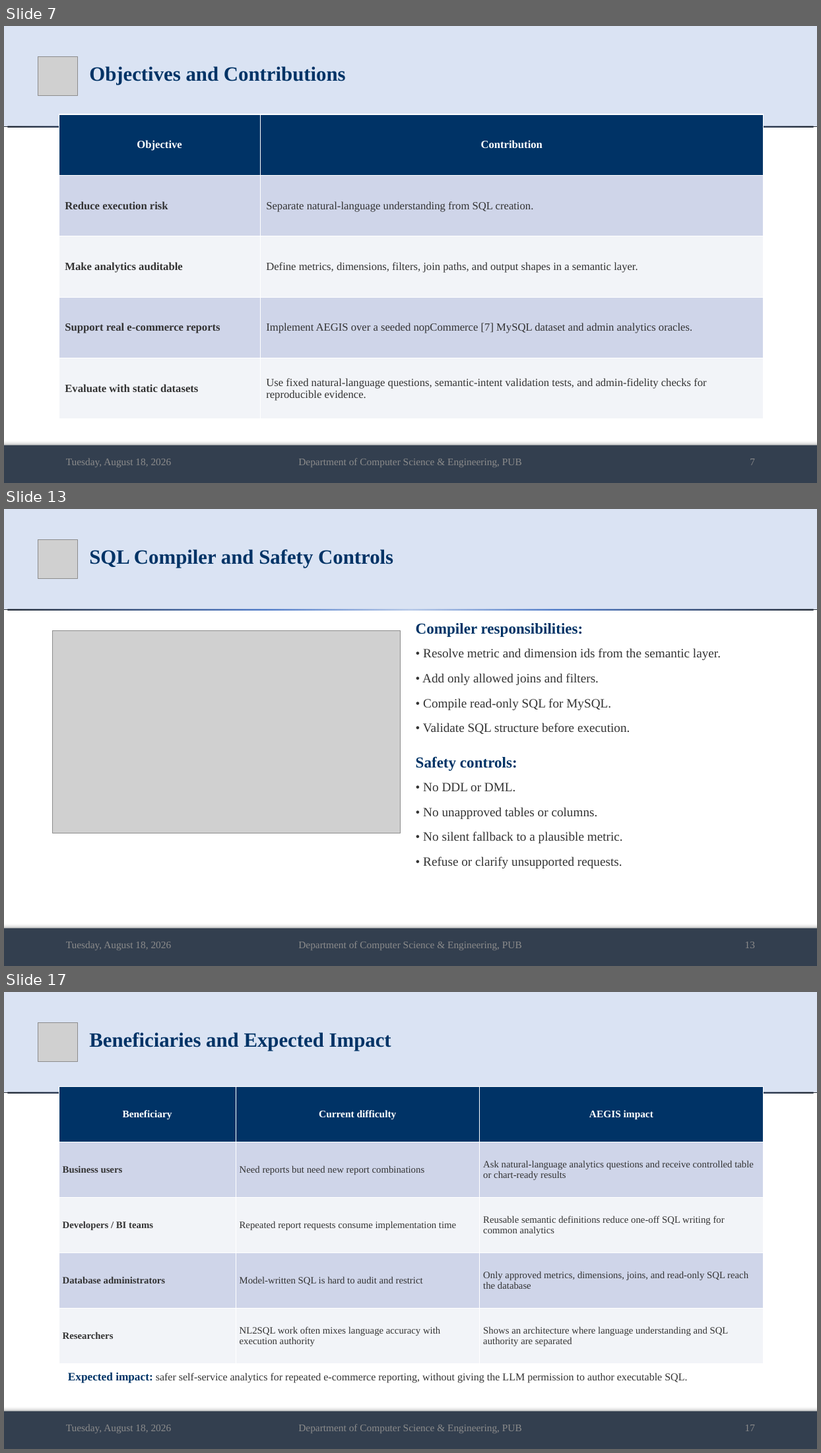
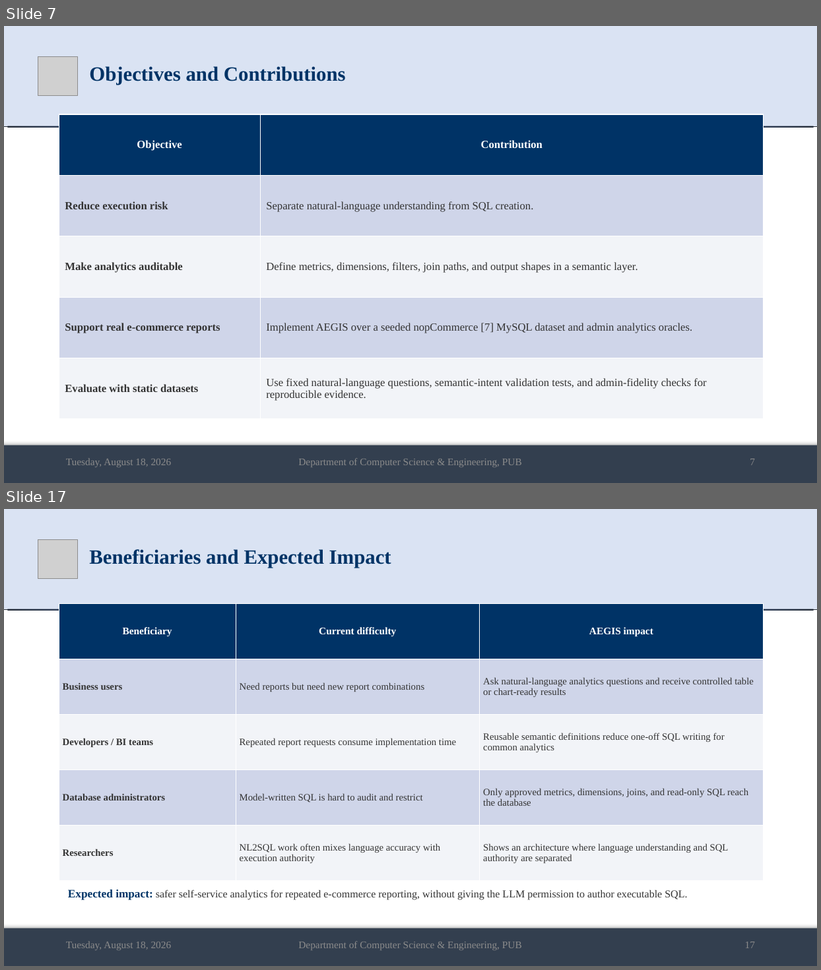
Before and after one commit to md-riaz/AEGIS-Research, a slide deck: docs/scripts/Md_Riaz_Final_Defense_0322310105101024.pptx. Shown one above the other, each under a label of ours: slides 7, 13 and 17 before the commit, slides 7 and 17 after it; the slides between them are not shown. The pictures are 821x1453 and 821x970 pixels, drawn with LibreOffice and Linux fonts; fonts in the diff are those of the drawing; grey boxes stand for pictures. Boxes give left, top, right and bottom in pixels: in the first picture for what was removed or moved away, otherwise in the second. Text is boxed around its words. In the diff, an @@ line names an element or a change of style, - is before the commit and + after.

```diff
--- a/docs/scripts/Md_Riaz_Final_Defense_0322310105101024.pptx
+++ b/docs/scripts/Md_Riaz_Final_Defense_0322310105101024.pptx
@@ slide 13 removed at (x1=4, y1=509, x2=817, y2=966), background #FFFFFF @@
@@ rectangle removed at (x1=4, y1=509, x2=817, y2=609) @@
@@ picture removed at (x1=38, y1=539, x2=78, y2=578) @@
@@ title removed at (x1=89, y1=549, x2=393, y2=568) @@
-SQL Compiler and Safety Controls
@@ rectangle removed at (x1=4, y1=609, x2=817, y2=610) @@
@@ text removed at (x1=416, y1=623, x2=721, y2=869) @@
-Compiler responsibilities:
-• Resolve metric and dimension ids from the semantic layer.
-• Add only allowed joins and filters.
-• Compile read-only SQL for MySQL.
-• Validate SQL structure before execution.
-Safety controls:
-• No DDL or DML.
-• No unapproved tables or columns.
-• No silent fallback to a plausible metric.
-• Refuse or clarify unsupported requests.
@@ picture removed at (x1=53, y1=630, x2=401, y2=834) @@
@@ rectangle removed at (x1=4, y1=929, x2=817, y2=966) @@
@@ text removed at (x1=66, y1=941, x2=172, y2=951) @@
-Tuesday, August 18, 2026
@@ text removed at (x1=298, y1=941, x2=522, y2=951) @@
-Department of Computer Science & Engineering, PUB
@@ text removed at (x1=745, y1=942, x2=755, y2=949) @@
-13
```
Also in this commit, not shown: 13 slides changed, 2 slides added, 1 other slide removed, 15 other files.
